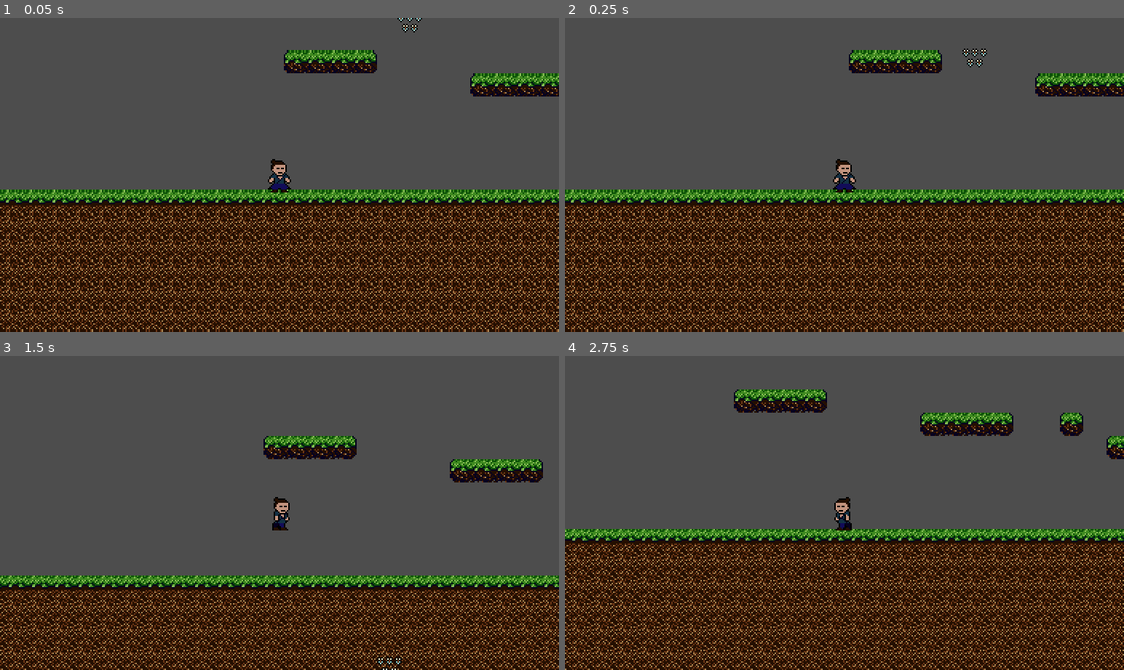
Above: before the commit, frames 1-4 (two rows, left to right).
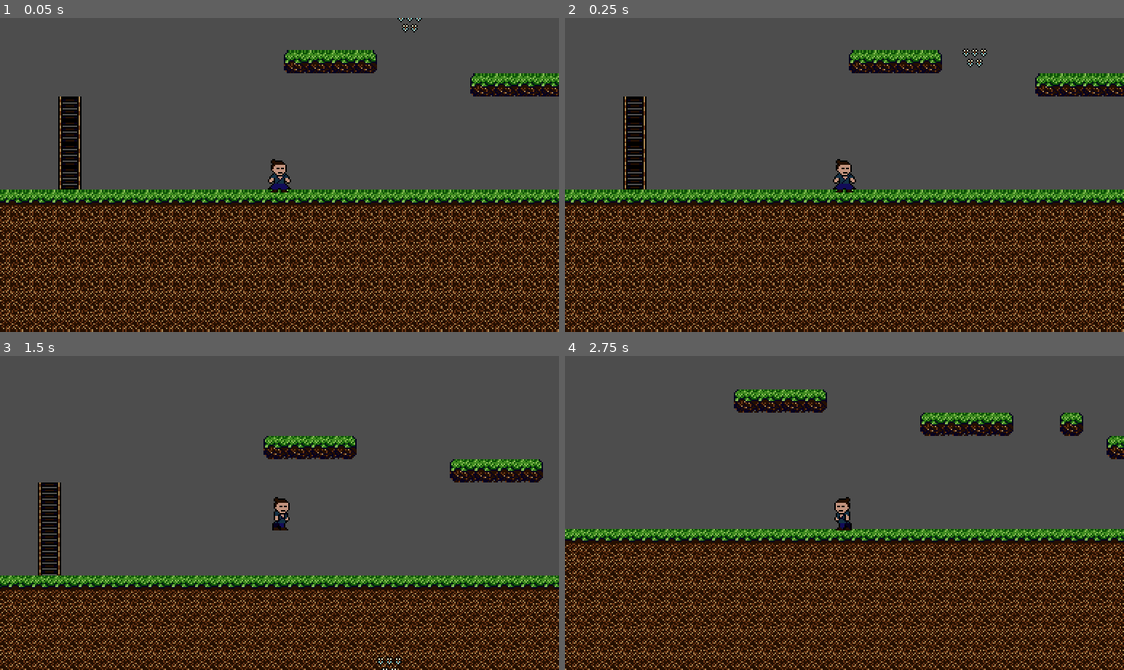
Above: after the commit, the same moments.

Repository: MichalPekalski89012/Katana-edge
Game: Godot game, scene res://game_level.tscn
The game is run twice, just before and just after one commit, with the same random seed, the same clock (stepped at 60 frames per second) and the same inputs.
Inputs:
- Up to frame 1 (0.05 s): no input
- Up to frame 2 (0.25 s): no input
- Up to frame 3 (1.5 s): hold W (jump) 0.53-1.28 s; hold D (right) from 0.53 s (still down); tap Space (attack) at 0.6 s; tap W (jump) at 1.35 s
- Up to frame 4 (2.75 s): tap W (jump) at 1.52, 1.82 s; tap Space (attack) at 1.55, 2.1 s; release D (right) at 2.03 s; hold A (left) from 2.03 s (still down); hold W (jump) from 2.03 s (still down)

The runs differ from the first frame. In frame 1, 1.1% of the frame differs, in the area x 10-15%, y 25-55%; in frame 2, 1.1%; in frame 3, 1.0%; in frame 4, nothing differs.

Commit message:
dodano climbing state

Diff:
--- a/Player/player.gd
+++ b/Player/player.gd
@@ -18,12 +18,15 @@
 @onready var animation_player = $AnimationPlayer
 @onready var hurtbox = $Hurtbox
 @onready var hitbox = $Hitbox
+@onready var ladder_checker = $LadderChecker
+
 
 var gravity = ProjectSettings.get_setting("physics/2d/default_gravity")
-var direction = 0
+var horizontal_direction = 0
+var vertical_direction = 0
 var was_on_floor
 var just_left_edge
-var direction_before_slide
+var horizontal_direction_before_slide
 
 enum {
 	RUN,
@@ -36,19 +39,23 @@
 var move_state = RUN
 
 func _physics_process(delta):
-	attack(direction)
+	attack(horizontal_direction)
 	apply_gravity(delta)
-	direction = Input.get_axis("left", "right")
+
+	horizontal_direction = Input.get_axis("left", "right")
+	vertical_direction = Input.get_axis("jump","down")
 	match move_state:
-		RUN: run_state(direction,delta)
-		CLIMB: climb_state()
-		SLIDE: slide_state(delta,direction)
+		RUN: run_state(horizontal_direction,delta)
+		CLIMB: climb_state(vertical_direction,horizontal_direction)
+		SLIDE: slide_state(delta,horizontal_direction)
 		JUMP: jump_state(delta)
-		JUMPSLIDE: jump_slide_state(direction,delta)
+		JUMPSLIDE: jump_slide_state(horizontal_direction,delta)
 
-func run_state(direction,delta):
+func run_state(horizontal_direction,delta):
 	hurtbox.collision_layer = 2048
 	hurtbox.collision_mask = 16384
+
+	if is_on_ladder() and Input.is_action_pressed("jump"): move_state = CLIMB
 
 	if just_left_edge:
 		coyote_jump_timer.start()
@@ -61,15 +68,15 @@
 
 	if Input.is_action_pressed("down") and is_on_floor():
 		jump_slide_timer.start()
-		direction_before_slide = direction
+		horizontal_direction_before_slide = horizontal_direction
 		move_state = SLIDE
 
-	if direction:
-		if direction == -1:
+	if horizontal_direction:
+		if horizontal_direction == -1:
 			animated_sprite_2d.play("run_left")
 		else:
 			animated_sprite_2d.play("run_right")
-		velocity.x = move_toward(velocity.x, max_speed * direction, acceleration * delta)
+		velocity.x = move_toward(velocity.x, max_speed * horizontal_direction, acceleration * delta)
 	else:
 		velocity.x = move_toward(velocity.x, 0, friction * delta)
 		animated_sprite_2d.play("idle")
@@ -78,30 +85,33 @@
 	move_and_slide()
 	just_left_edge = was_on_floor and not is_on_floor() and velocity.y >= 0
 
-func climb_state():
-	pass
+func climb_state(vertical_horizontal_direction,horizontal_direction):
+	velocity.y = 50 * vertical_direction
+	if horizontal_direction:
+		move_state = RUN
+	move_and_slide()
 
-func slide_state(delta,direction):
+func slide_state(delta,horizontal_direction):
 	hurtbox.collision_layer = 1024
 	hurtbox.collision_mask = 8192
 	print("sliduje!!!")
 	velocity.x = move_toward(velocity.x, 0, slide_friction * delta)
 
 	if Input.is_action_just_pressed("jump") and jump_slide_timer.time_left > 0.0:
-		velocity.x = max_speed * direction * 2
+		velocity.x = max_speed * horizontal_direction * 2
 		velocity.y = jump_velocity
 		move_state = JUMPSLIDE
 
 	elif Input.is_action_just_pressed("jump") and jump_slide_timer.time_left == 0.0:
 		move_state = RUN
 	#na ten moment to musi wystarczyc jesli chodzi o cancelowanie SLIDE:
-	elif direction != direction_before_slide:
+	elif horizontal_direction != horizontal_direction_before_slide:
 		print("canceluje slide")
 		move_state = RUN
 
 	move_and_slide()
 
-func jump_slide_state(direction,delta):
+func jump_slide_state(horizontal_direction,delta):
 	hurtbox.collision_layer = 4096
 	hurtbox.collision_mask = 32768
 	print("JUMP sliduje!!!")
@@ -130,11 +140,11 @@
 	if not is_on_floor():
 		velocity.y += gravity * delta
 
-func attack(direction):
+func attack(horizontal_direction):
 	if Input.is_action_just_pressed("attack"):
-		if direction == 1:
+		if horizontal_direction == 1:
 			hitbox.position.x = 19
-		elif direction == -1:
+		elif horizontal_direction == -1:
 			hitbox.position.x = -19
 
 		if not is_on_floor():
@@ -144,5 +154,11 @@
 		else:
 			animation_player.play("Player_mid_attack")
 
+func is_on_ladder():
+	if not ladder_checker.is_colliding(): return false
+	var collider = ladder_checker.get_collider()
+	if not collider is Ladder: return false
+	return true
+
 func _on_hurtbox_area_entered(area):
 	print("zabili mnie!")
--- a/Player/player.tscn
+++ b/Player/player.tscn
@@ -258,4 +258,11 @@
 [node name="JumpSlideTimer" type="Timer" parent="."]
 one_shot = true
 
+[node name="LadderChecker" type="RayCast2D" parent="."]
+target_position = Vector2(0, 13)
+collision_mask = 4
+hit_from_inside = true
+collide_with_areas = true
+collide_with_bodies = false
+
 [connection signal="area_entered" from="Hurtbox" to="." method="_on_hurtbox_area_entered"]
--- a/game_level.tscn
+++ b/game_level.tscn
@@ -1,10 +1,11 @@
-[gd_scene load_steps=8 format=3 uid="uid://0o0txq77lgid"]
+[gd_scene load_steps=9 format=3 uid="uid://0o0txq77lgid"]
 
 [ext_resource type="Texture2D" uid="uid://bdoefbul37f6v" path="res://tilemapy.png" id="1_o8yuo"]
 [ext_resource type="PackedScene" uid="uid://bhrckvmm5qbe6" path="res://Player/player.tscn" id="2_pgpto"]
 [ext_resource type="PackedScene" uid="uid://5glcdvywfspx" path="res://obstacles/spikes/spikes.tscn" id="3_fug2j"]
 [ext_resource type="PackedScene" uid="uid://cwe2uvrxywod2" path="res://obstacles/arrowsTrap/arrows_rain.tscn" id="4_u5veb"]
 [ext_resource type="PackedScene" uid="uid://bk40vrrpa6kqk" path="res://Enemies/enemyVariant/enemy_high.tscn" id="5_rnoxq"]
+[ext_resource type="PackedScene" uid="uid://bt2pbq5qmmjlo" path="res://obstacles/ladder/ladder.tscn" id="6_r44jb"]
 
 [sub_resource type="TileSetAtlasSource" id="TileSetAtlasSource_fjxyr"]
 texture = ExtResource("1_o8yuo")
@@ -248,3 +249,7 @@
 [node name="EnemyHigh" parent="." instance=ExtResource("5_rnoxq")]
 position = Vector2(361, 100)
 collision_mask = 1
+
+[node name="Ladder" parent="." instance=ExtResource("6_r44jb")]
+position = Vector2(-35, 104)
+ladder_length = 4
--- /dev/null
+++ b/obstacles/ladder/ladder.gd
@@ -0,0 +1,22 @@
+class_name Ladder
+extends Area2D
+
+@export var ladder_length = 5
+var ladder_sprite = preload("res://obstacles/ladder/ladder_sprite.tscn")
+
+@onready var collision_shape_2d = $CollisionShape2D
+@onready var sprite_container = $SpriteContainer
+
+
+
+func _ready():
+	for n in ladder_length:
+		var ladder_sprite_instance = ladder_sprite.instantiate()
+		sprite_container.add_child(ladder_sprite_instance)
+		ladder_sprite_instance.position = Vector2(0,-16 * n)
+		collision_shape_2d.position.y = -8 * n
+		collision_shape_2d.scale.y = n + 1
+
+
+func _on_body_entered(body):
+	print("gracz mnie dotknal")
--- /dev/null
+++ b/obstacles/ladder/ladder.tscn
@@ -0,0 +1,20 @@
+[gd_scene load_steps=3 format=3 uid="uid://bt2pbq5qmmjlo"]
+
+[ext_resource type="Script" path="res://obstacles/ladder/ladder.gd" id="1_jhywn"]
+
+[sub_resource type="RectangleShape2D" id="RectangleShape2D_ffpab"]
+size = Vector2(16, 16)
+
+[node name="Ladder" type="Area2D"]
+z_index = -1
+collision_layer = 4
+script = ExtResource("1_jhywn")
+
+[node name="SpriteContainer" type="Node2D" parent="."]
+
+[node name="CollisionShape2D" type="CollisionShape2D" parent="."]
+position = Vector2(0, -72)
+scale = Vector2(1, 10)
+shape = SubResource("RectangleShape2D_ffpab")
+
+[connection signal="body_entered" from="." to="." method="_on_body_entered"]
--- /dev/null
+++ b/obstacles/ladder/ladder_sprite.tscn
@@ -0,0 +1,6 @@
+[gd_scene load_steps=2 format=3 uid="uid://cak341gjvmtw5"]
+
+[ext_resource type="Texture2D" uid="uid://fu8ucm5yt5qo" path="res://obstacles/ladder/ladder.png" id="1_b4xld"]
+
+[node name="LadderSprite" type="Sprite2D"]
+texture = ExtResource("1_b4xld")
Binary file added: obstacles/ladder/ladder.png
Not shown, added: obstacles/ladder/ladder.png.import
